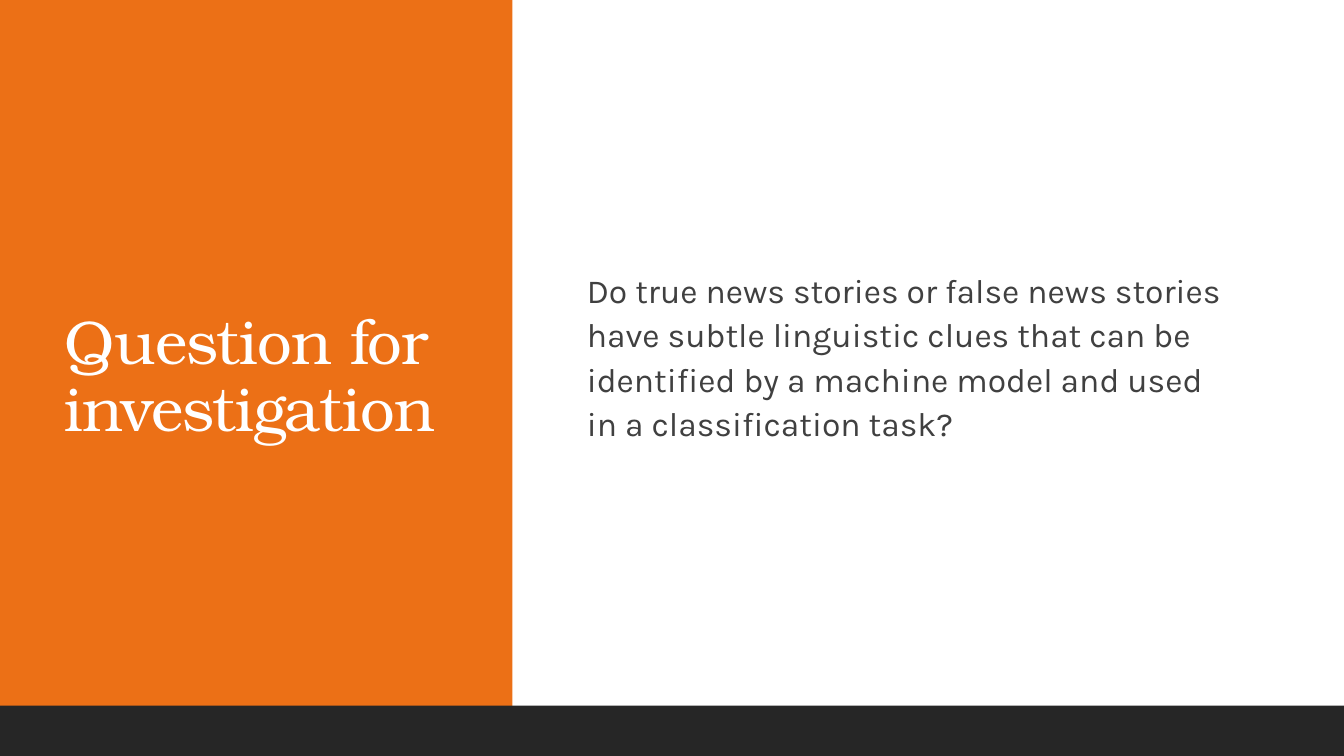
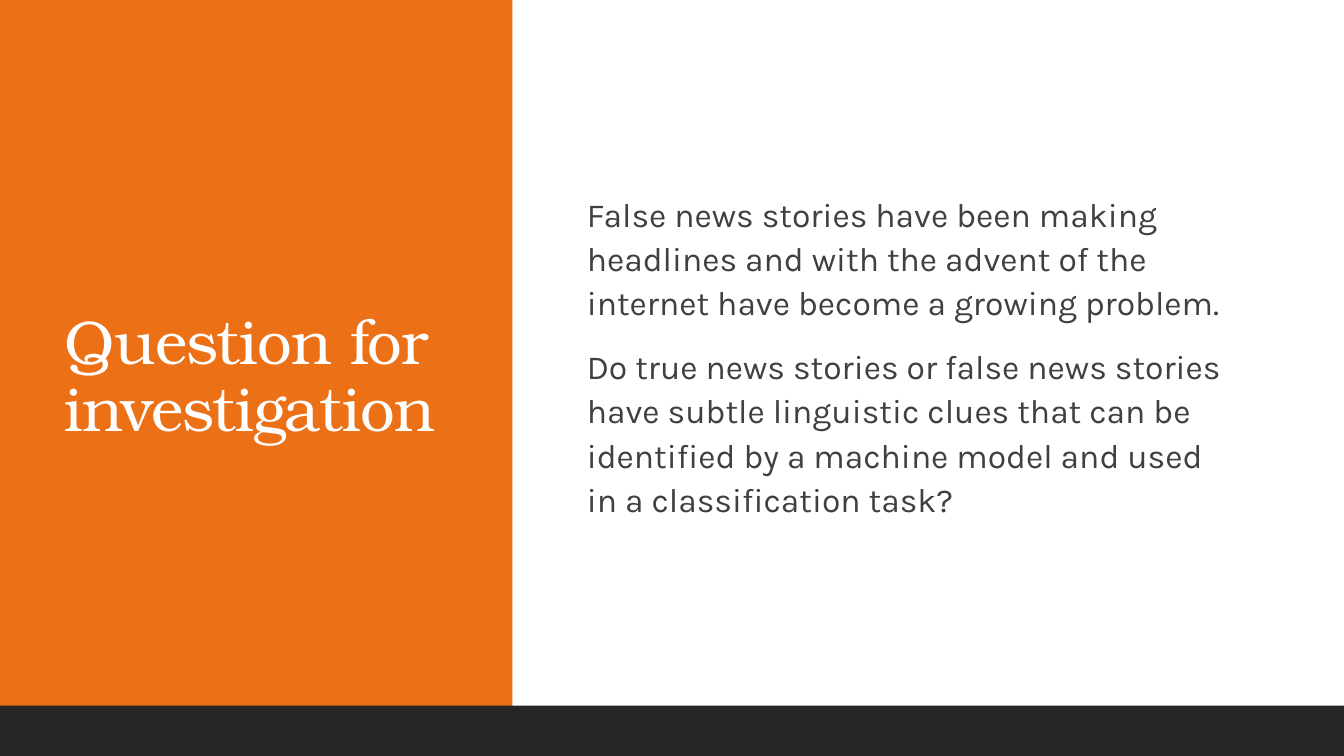
Before and after one commit to adamx97/Data-Science-Advanced-Capstone, a slide deck: slide 2 of Final Documents/TrueVsFakeNewsStakeholders.pptx. Drawn at 1344x756 pixels with LibreOffice and Linux fonts; fonts in the diff are those of the drawing. Boxes give left, top, right and bottom in pixels: in the first picture for what was removed or moved away, otherwise in the second. Text is boxed around its words. In the diff, an @@ line names an element or a change of style, - is before the commit and + after.

```diff
--- a/Final Documents/TrueVsFakeNewsStakeholders.pptx
+++ b/Final Documents/TrueVsFakeNewsStakeholders.pptx
@@ text at bbox=[587, 204, 1219, 324]: paragraph added @@
+  False news stories have been making headlines and with the advent of the internet have become a growing problem.
```
Also in this commit, not shown: 3 other slides changed, 2 slides added, 5 other files.
